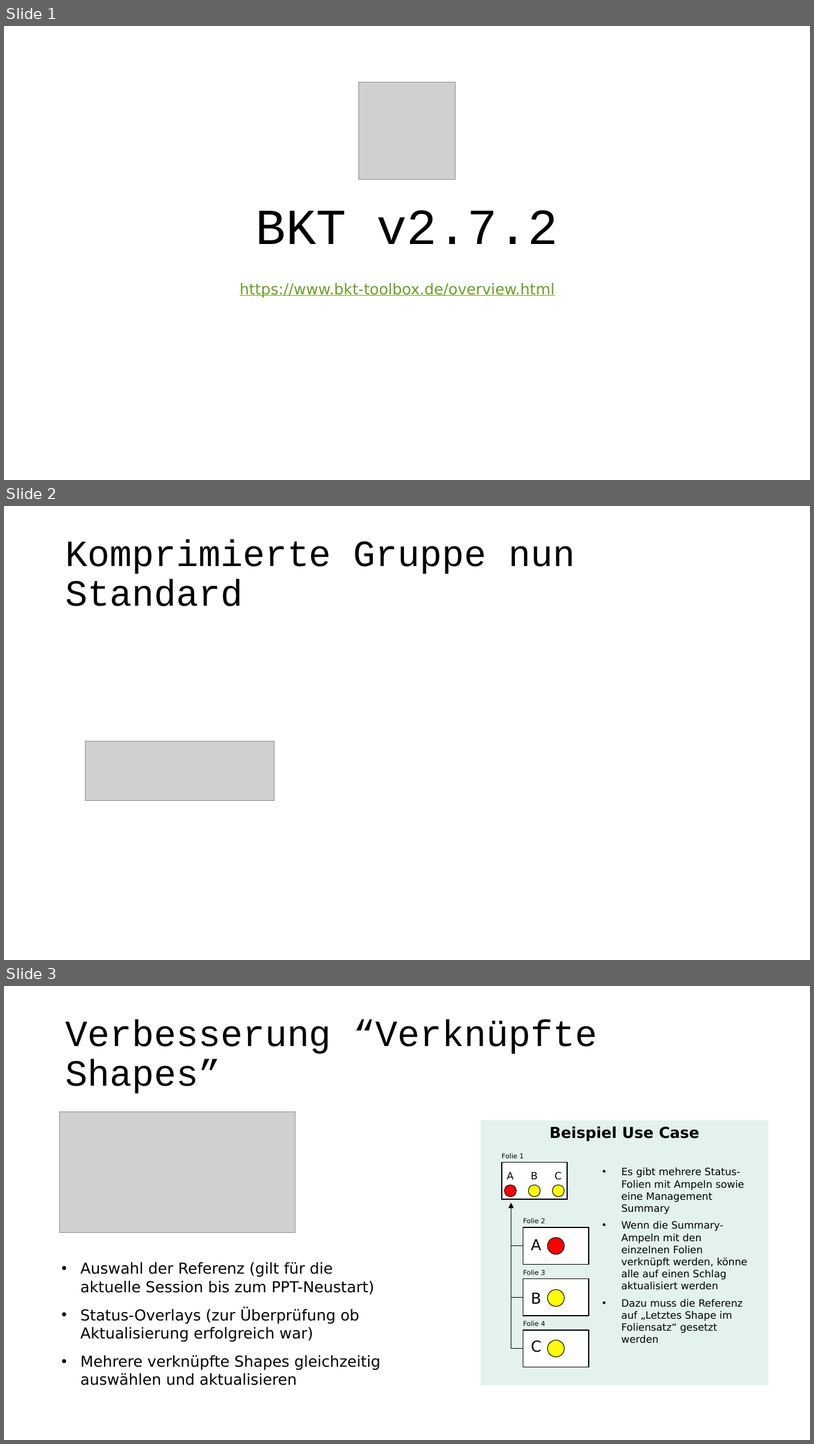
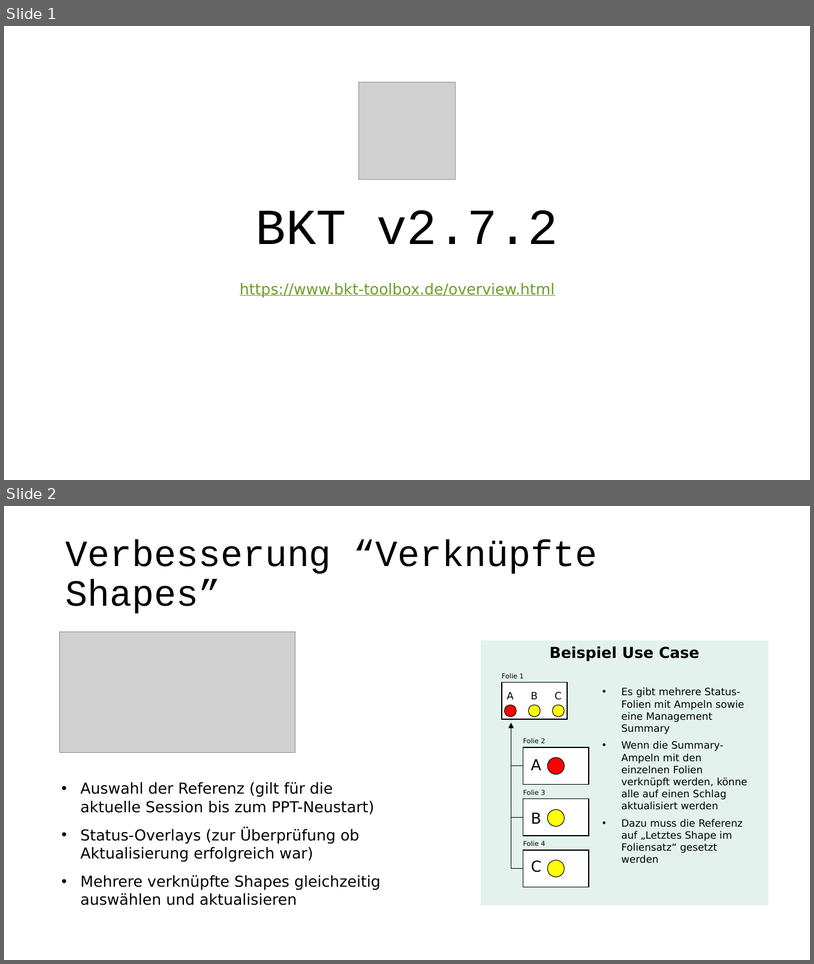
Before and after one commit to pyro-team/bkt-toolbox, a slide deck: documentation/Changelog.pptx. Shown one above the other, each under a label of ours: slides 1, 2 and 3 before the commit, slides 1 and 2 after it. The pictures are 814x1444 and 814x964 pixels, drawn with LibreOffice and Linux fonts; fonts in the diff are those of the drawing; grey boxes stand for pictures. Boxes give left, top, right and bottom in pixels: in the first picture for what was removed or moved away, otherwise in the second. Text is boxed around its words. In the diff, an @@ line names an element or a change of style, - is before the commit and + after.

```diff
--- a/documentation/Changelog.pptx
+++ b/documentation/Changelog.pptx
@@ slide 2 removed at (4, 506, 810, 960), background #FFFFFF @@
@@ title removed at (65, 540, 576, 606) @@
-Komprimierte Gruppe nun Standard
@@ picture removed at (86, 741, 275, 800) @@
@@ what was slide 3 is now slide 2 @@
```
Also in this commit, not shown: 3 slides changed, 1 slide added, 1 other slide removed, 1 other file.
